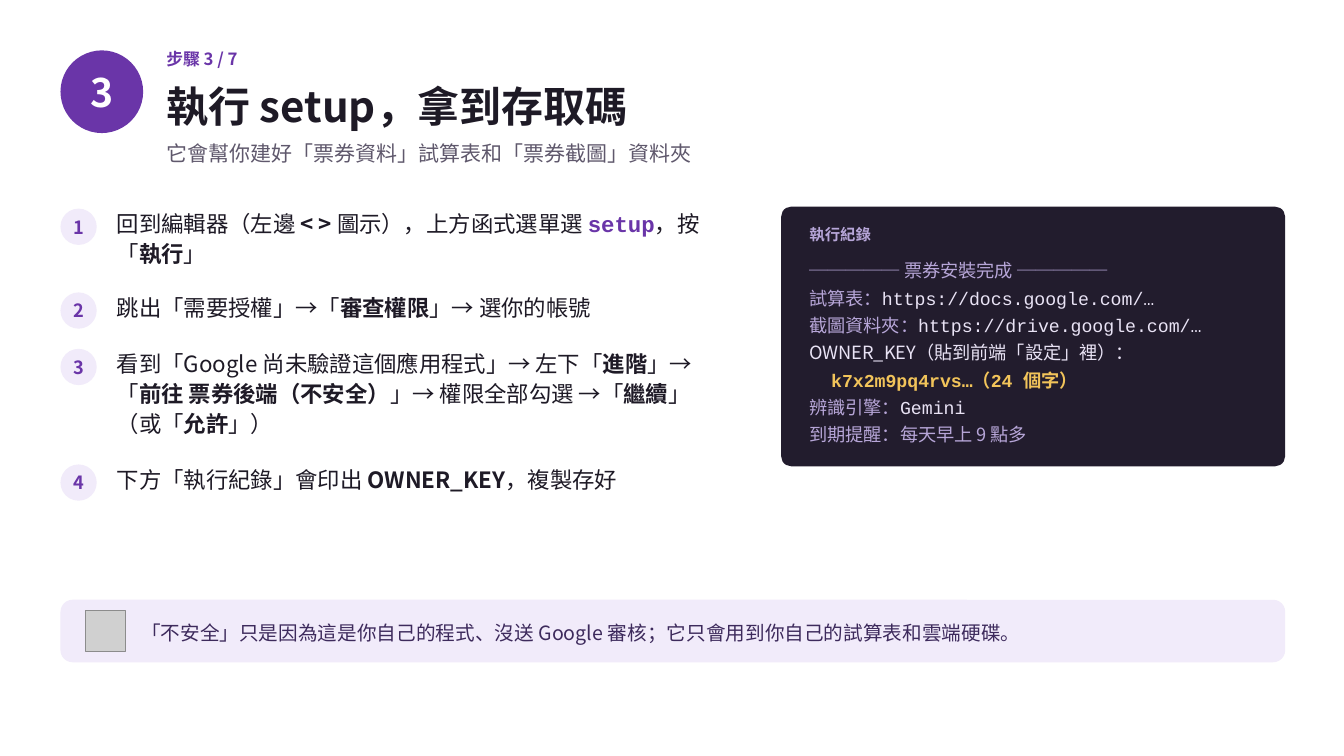
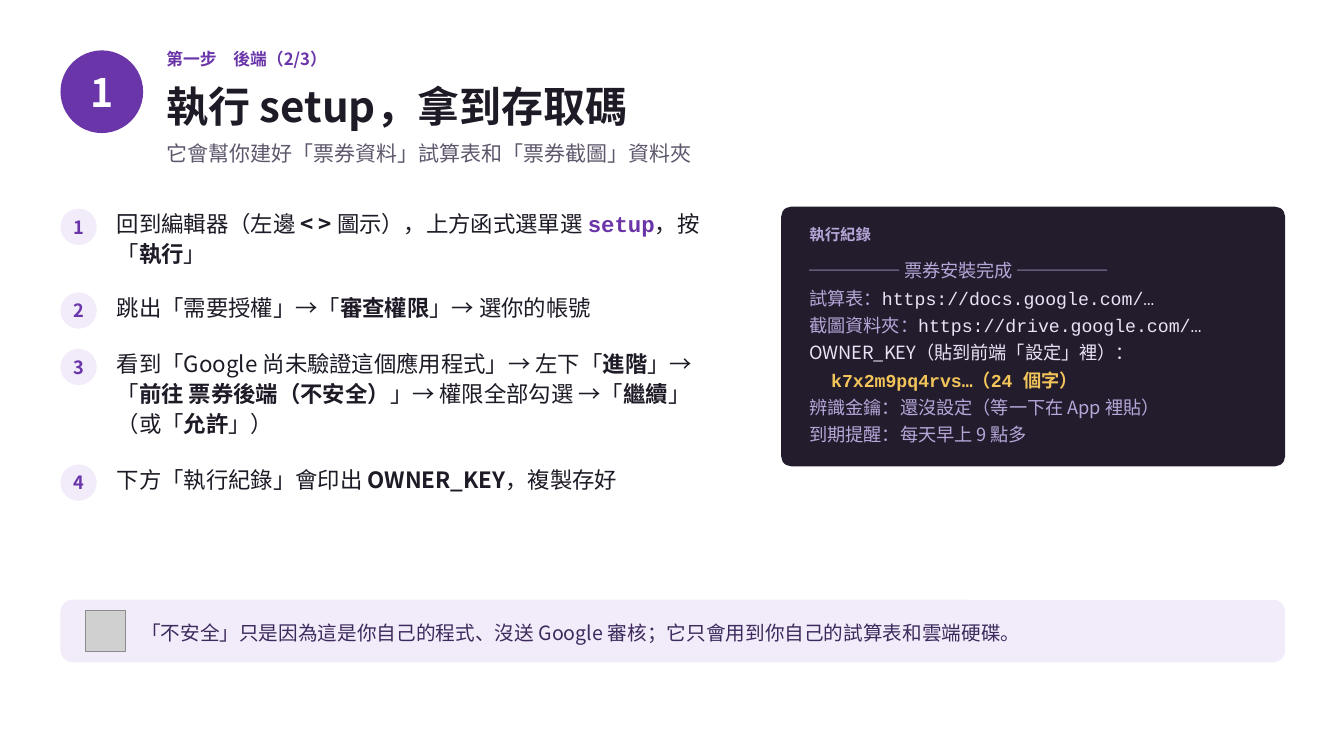
Before and after one commit to ktt823/ticket-wallet-kit, a slide deck: slide 5 of 票券-自己架一套/安裝說明.pptx (slide 6 before the commit). Drawn at 1344x756 pixels with LibreOffice and Linux fonts; fonts in the diff are those of the drawing; grey boxes stand for pictures. Boxes give left, top, right and bottom in pixels: in the first picture for what was removed or moved away, otherwise in the second. Text is boxed around its words. In the diff, an @@ line names an element or a change of style, - is before the commit and + after.

```diff
--- a/票券-自己架一套/安裝說明.pptx
+++ b/票券-自己架一套/安裝說明.pptx
@@ text at <box>166,50,327,68</box>: text changed @@
-步驟 3 / 7
+第一步 後端（2/3）
@@ text at <box>90,78,113,107</box>: text changed @@
-3
+1
@@ text at <box>809,398,1159,418</box>: text changed; font Courier New to Noto Sans CJK TC; text colour #E9E3F5 to #B7A6D8 @@
-辨識引擎：Gemini
+辨識金鑰：還沒設定（等一下在 App 裡貼）
```
Also in this commit, not shown: 10 other slides changed, 2 slides removed, 8 other files.
